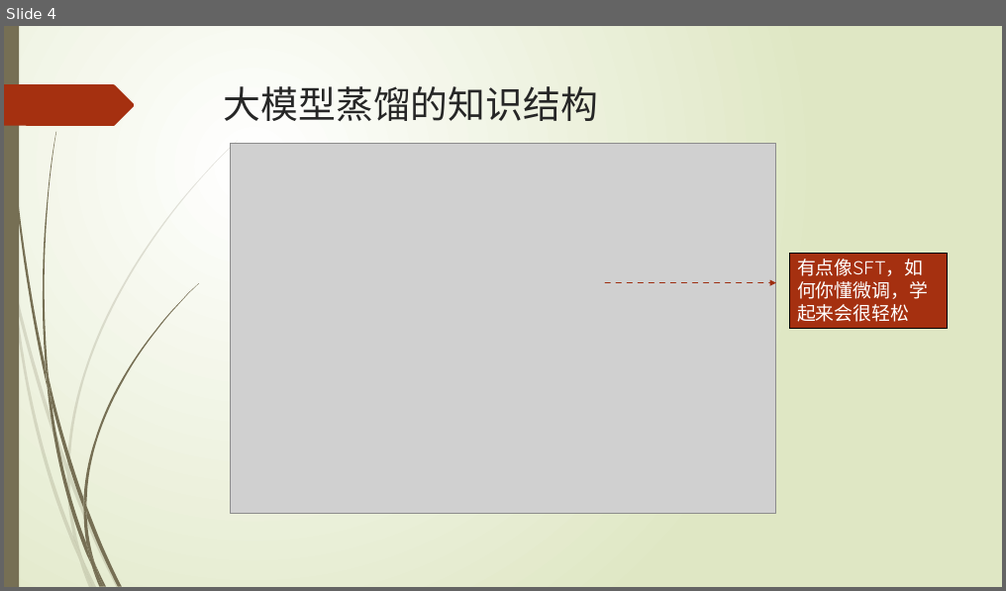
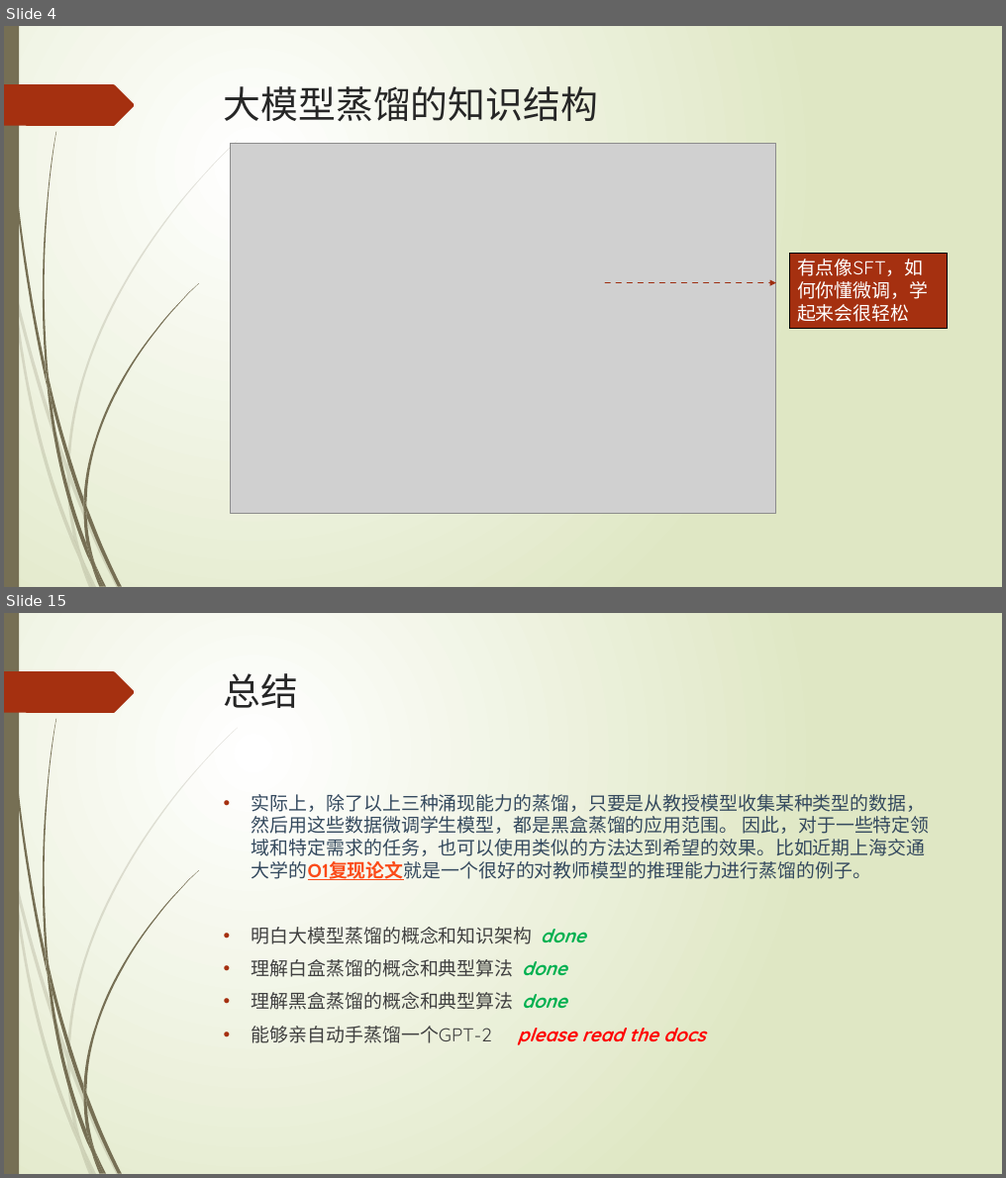
Before and after one commit to datawhalechina/llm-deploy, a slide deck: PPT/distillation.pptx. Shown one above the other, each under a label of ours: slide 4 before the commit, slides 4 and 15 after it; the slides between them are not shown. The pictures are 1006x591 and 1006x1178 pixels, drawn with LibreOffice and Linux fonts; fonts in the diff are those of the drawing; grey boxes stand for pictures. Boxes give left, top, right and bottom in pixels: in the first picture for what was removed or moved away, otherwise in the second. Text is boxed around its words. In the diff, an @@ line names an element or a change of style, - is before the commit and + after.

```diff
--- a/PPT/distillation.pptx
+++ b/PPT/distillation.pptx
@@ slide 15 added at (4, 613, 1002, 1174), background gradient #FFFFFF to #DFE8C4; not listed: 24 template elements that a slide beside it also shows @@
@@ title added at (224, 673, 299, 708), 36 pt, text #262626 @@
+总结
@@ text added at (252, 790, 930, 1046), 18 pt, text #34495E @@
+• 实际上，除了以上三种涌现能力的蒸馏，只要是从教授模型收集某种类型的数据，然后用这些数据微调学生模型，都是黑盒蒸馏的应用范围。 因此，对于一些特定领域和特定需求的任务，也可以使用类似的方法达到希望的效果。比如近期上海交通大学的O1复现论文就是一个很好的对教师模型的推理能力进行蒸馏的例子。
+• 明白大模型蒸馏的概念和知识架构 done
+• 理解白盒蒸馏的概念和典型算法 done
+• 理解黑盒蒸馏的概念和典型算法 done
+• 能够亲自动手蒸馏一个GPT-2 please read the docs
```
Also in this commit, not shown: 1 slide changed, 9 other slides added, 1 other file.
